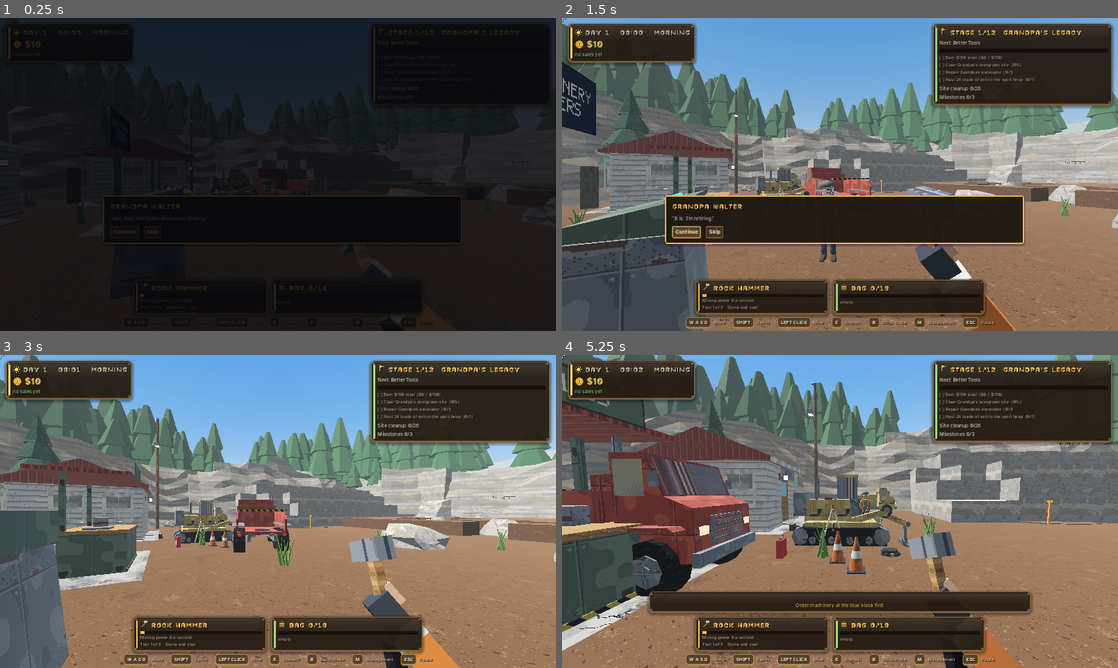
Above: before the commit, frames 1-4 (two rows, left to right).
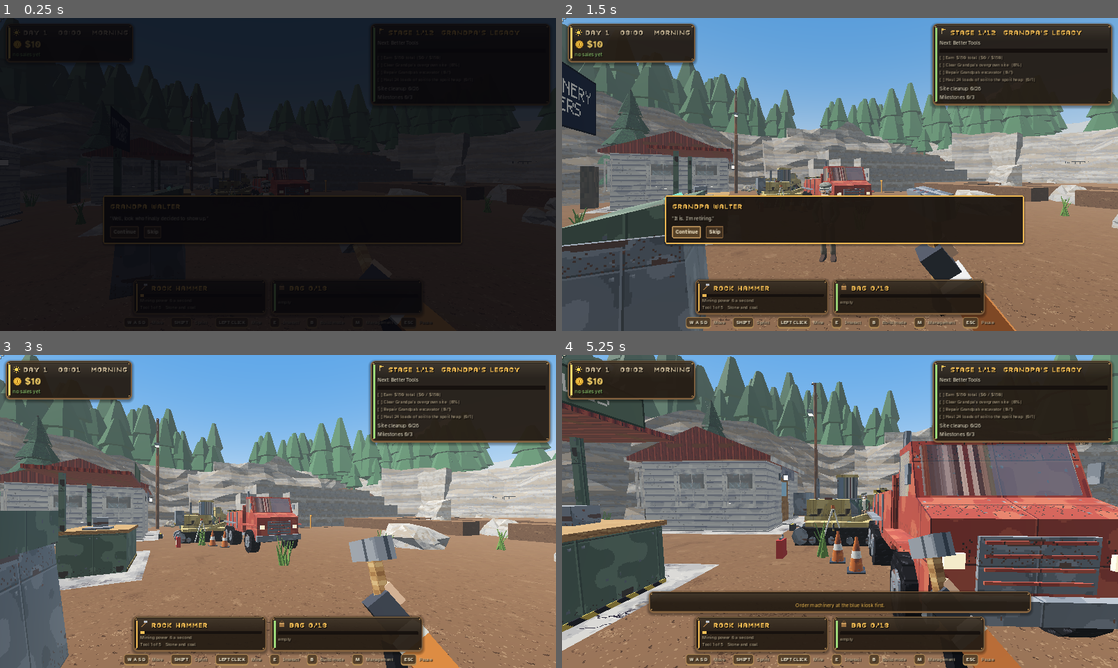
Above: after the commit, the same moments.

Repository: jafetmora79-lab/Quarry-Days
Game: Godot game, scene res://Main.tscn
Same seed, same stepped clock (60 frames per second), same inputs: the game is played once before the commit and once after it.
Inputs (mouse positions are in pixels of both pictures, inside the frame that each line leads up to):
- Up to frame 1 (0.25 s): no input
- Up to frame 2 (1.5 s): click "Continue" at 0.5 s; click "Continue" at 1.25 s
- Up to frame 3 (3 s): click "Skip" at 2 s; tap Enter at 2.75 s; move the mouse to (400, 495) at 2.77 s; hold D (move_right) from 2.78 s (still down); hold E (interact) from 2.78 s (still down); click (400, 495) at 2.92 s
- Up to frame 4 (5.25 s): tap Space at 3.02, 3.77 s; move the mouse to (812, 511) at 3.52 s; release D (move_right) at 3.53 s; release E (interact) at 3.53 s; hold W (move_forward) from 3.53 s (still down); tap P (place_machine) at 3.6 s; move the mouse to (851, 505) at 4.27 s; hold R (rotate_machine) 4.28-5.03 s; move the mouse to (834, 517) at 5.02 s; tap Shift (sprint) at 5.1 s; click (834, 517) at 5.17 s

The runs differ from the first frame. In frame 1, less than 0.1% of the frame differs, in the area x 45-55%, y 50-57%; in frame 2, 0.7%; in frame 3, 1.6%; in frame 4, 27%, in the area x 0-100%, y 24-91%.

Commit message:
Walter drives off in his truck along a clear lane; Grandpa gets recoloured clothes, white hair and a smaller cap
Co-Authored-By: Claude Sonnet 5.5 <noreply@anthropic.com>
Claude-Session: https://claude.ai/code/session_01BdFm1yVtnu8eVQTLcJwNBQ

Diff:
--- a/data/progression.json
+++ b/data/progression.json
@@ -2103,7 +2103,7 @@
     0,
     4.8
    ],
-   "yaw": 1.5708
+   "yaw": -1.5708
   },
   "cinematic": [
    {
--- a/scripts/delivery.gd
+++ b/scripts/delivery.gd
@@ -17,6 +17,7 @@
 var pivot: Node3D
 var body: StaticBody3D
 var open_amount := 0.0
+var passers: Array = []                     ## other machines coming or going through the gate (Walter's truck)
 var jobs: Array = []                        ## active deliveries: {vehicle, driver, slot, stage, wps}
 var reserved: Array = []                    ## bays promised to a delivery in progress
 var reserved_sizes := {}                    ## bay position -> the footprint of the machine on its way
@@ -169,6 +170,9 @@
 
 func _anyone_near() -> bool:
 	# the door never opens for the player (on foot or driving): only deliveries and staff arriving or leaving
+	for ps in passers:
+		if is_instance_valid(ps) and _near_door(ps.global_position, 6.0):
+			return true
 	for j in jobs:
 		if _near_door(j["vehicle"].global_position, 6.0):
 			return true
--- a/scripts/main.gd
+++ b/scripts/main.gd
@@ -1281,6 +1281,7 @@
 	return null
 
 func _physics_process(delta: float) -> void:
+	_truck_step(delta)
 	if held_cart != null:
 		_cart_follow(delta)
 	for i in range(mini(output_nodes.size(), business.outputs.size())):
@@ -4466,18 +4467,23 @@
 ## Grandpa's own look on the shared miner rig: cardigan and cream shirt, old trousers, no safety gear, and a flat wool cap,
 ## round glasses, bushy white brows, a white moustache and side tufts on the head socket.
 func _dress_grandpa(body: Node3D) -> void:
-	var recolor := {"Top": Color(0.42, 0.30, 0.20), "TopCuff": Color(0.34, 0.24, 0.16), "Shirt": Color(0.88, 0.84, 0.72), "Pants": Color(0.38, 0.36, 0.32), "PantsHem": Color(0.32, 0.30, 0.27), "Shoes": Color(0.25, 0.17, 0.11)}
+	# the body mesh has one surface per garment: each gets a plain colour in place of the miner's textured work clothes
+	var recolor := {"QD_Miner_Top": Color(0.30, 0.40, 0.30), "QD_Miner_TopCuff": Color(0.24, 0.32, 0.24), "QD_Miner_Shirt": Color(0.90, 0.87, 0.78),
+		"QD_Miner_Pants": Color(0.42, 0.37, 0.30), "QD_Miner_PantsHem": Color(0.36, 0.32, 0.26), "QD_Miner_Shoes": Color(0.22, 0.15, 0.10), "QD_Miner_Sole": Color(0.15, 0.12, 0.10),
+		"QD_Miner_Badge": Color(0.30, 0.40, 0.30)}
 	for mi in body.find_children("*", "MeshInstance3D", true, false):
-		var n := str(mi.name)
-		if n.contains("Gear") or n.contains("Badge"):
-			mi.visible = false     # the miner's pouches and badge: Grandpa carries none of it
+		if str(mi.name).contains("Gear"):
+			mi.visible = false     # the miner's pouches: Grandpa carries none of it
 			continue
-		for key in recolor:
-			if n == "QD_Miner_" + key and mi.mesh != null and mi.get_active_material(0) is BaseMaterial3D:
-				var m: BaseMaterial3D = mi.get_active_material(0).duplicate()
+		if mi.mesh == null:
+			continue
+		for si in range(mi.mesh.get_surface_count()):
+			var sm: Material = mi.get_active_material(si)
+			if sm is BaseMaterial3D and recolor.has(str(sm.resource_name)):
+				var m: BaseMaterial3D = sm.duplicate()
 				m.albedo_texture = null
-				m.albedo_color = recolor[key]
-				mi.material_override = m
+				m.albedo_color = recolor[str(sm.resource_name)]
+				mi.set_surface_override_material(si, m)
 	var skels := body.find_children("*", "Skeleton3D", true, false)
 	if skels.is_empty() or (skels[0] as Skeleton3D).find_bone("Socket_Head") < 0:
 		return
@@ -4485,9 +4491,9 @@
 	att.name = "GrandpaHead"
 	att.bone_name = "Socket_Head"
 	skels[0].add_child(att)
-	var wool := _mat(Color(0.36, 0.38, 0.34))
-	var white := _mat(Color(0.94, 0.94, 0.92))
-	var dark := _mat(Color(0.12, 0.10, 0.09))
+	var wool := _mat(Color(0.45, 0.46, 0.42))
+	var white := _mat(Color(0.97, 0.97, 0.95))
+	var dark := _mat(Color(0.10, 0.09, 0.08))
 	var gb := func(pos: Vector3, size_v: Vector3, mat: Material) -> void:
 		var m := MeshInstance3D.new()
 		var b := BoxMesh.new()
@@ -4497,29 +4503,35 @@
 		m.position = pos
 		m.cast_shadow = GeometryInstance3D.SHADOW_CASTING_SETTING_OFF
 		att.add_child(m)
+	# flat cap: a low squashed dome that sits on the skull, with a short peak
 	var dome := MeshInstance3D.new()
 	var sm := SphereMesh.new()
-	sm.radius = 0.16
-	sm.height = 0.2
+	sm.radius = 0.135
+	sm.height = 0.13
 	dome.mesh = sm
 	dome.material_override = wool
-	dome.position = Vector3(0, -0.02, 0.0)
+	dome.position = Vector3(0, -0.015, 0.005)
 	dome.cast_shadow = GeometryInstance3D.SHADOW_CASTING_SETTING_OFF
 	att.add_child(dome)
-	gb.call(Vector3(0, -0.075, -0.15), Vector3(0.28, 0.02, 0.16), wool)      # the flat cap's peak
-	gb.call(Vector3(0, -0.07, 0.0), Vector3(0.3, 0.03, 0.3), wool)             # its band
-	for sx in [-0.14, 0.14]:
-		gb.call(Vector3(sx, -0.14, 0.02), Vector3(0.03, 0.09, 0.14), white)    # white tufts under the cap
-		gb.call(Vector3(sx * 0.37, -0.145, -0.16), Vector3(0.09, 0.025, 0.02), white)   # bushy brows
-	gb.call(Vector3(0, -0.225, -0.165), Vector3(0.14, 0.03, 0.025), white)      # moustache
-	gb.call(Vector3(-0.07, -0.225, -0.16), Vector3(0.03, 0.045, 0.02), white)
-	gb.call(Vector3(0.07, -0.225, -0.16), Vector3(0.03, 0.045, 0.02), white)
-	for sx in [-0.055, 0.055]:                                                  # round wire glasses
-		gb.call(Vector3(sx, -0.175, -0.168), Vector3(0.07, 0.006, 0.01), dark)
-		gb.call(Vector3(sx, -0.19, -0.168), Vector3(0.07, 0.006, 0.01), dark)
-		gb.call(Vector3(sx - 0.035, -0.182, -0.168), Vector3(0.006, 0.02, 0.01), dark)
-		gb.call(Vector3(sx + 0.035, -0.182, -0.168), Vector3(0.006, 0.02, 0.01), dark)
-	gb.call(Vector3(0, -0.18, -0.168), Vector3(0.03, 0.006, 0.01), dark)
+	gb.call(Vector3(0, -0.055, -0.14), Vector3(0.2, 0.012, 0.09), wool)
+	# white hair showing at the temples and the back of the neck
+	for sx in [-0.118, 0.118]:
+		gb.call(Vector3(sx, -0.10, 0.0), Vector3(0.014, 0.07, 0.17), white)
+	gb.call(Vector3(0, -0.11, 0.125), Vector3(0.2, 0.08, 0.02), white)
+	# bushy white eyebrows, a full moustache and a small white goatee
+	for sx in [-0.05, 0.05]:
+		gb.call(Vector3(sx, -0.135, -0.14), Vector3(0.075, 0.02, 0.02), white)
+	gb.call(Vector3(0, -0.215, -0.145), Vector3(0.15, 0.03, 0.03), white)
+	for sx in [-0.075, 0.075]:
+		gb.call(Vector3(sx, -0.235, -0.14), Vector3(0.025, 0.04, 0.03), white)
+	gb.call(Vector3(0, -0.265, -0.13), Vector3(0.05, 0.05, 0.03), white)
+	# round wire glasses
+	for sx in [-0.05, 0.05]:
+		gb.call(Vector3(sx, -0.17, -0.148), Vector3(0.06, 0.006, 0.008), dark)
+		gb.call(Vector3(sx, -0.19, -0.148), Vector3(0.06, 0.006, 0.008), dark)
+		gb.call(Vector3(sx - 0.03, -0.18, -0.148), Vector3(0.006, 0.02, 0.008), dark)
+		gb.call(Vector3(sx + 0.03, -0.18, -0.148), Vector3(0.006, 0.02, 0.008), dark)
+	gb.call(Vector3(0, -0.175, -0.148), Vector3(0.03, 0.006, 0.008), dark)
 
 ## Walter: the miner model with white hair. Anyone can talk to him with E while he waits.
 func _spawn_walter(at := Vector3.INF, face_to := Vector3.ZERO, npc := "walter") -> void:
@@ -4547,12 +4559,15 @@
 	for mi in body.find_children("*_Hair", "MeshInstance3D", true, false):
 		if mi.mesh != null and mi.get_active_material(0) is BaseMaterial3D:
 			var m: BaseMaterial3D = mi.get_active_material(0).duplicate()
-			m.albedo_color = Color(0.92, 0.92, 0.9) if npc == "walter" else Color(0.62, 0.32, 0.18)
+			if npc == "walter":
+				m.albedo_texture = null        # the hair texture is dark: white hair needs a plain colour
+			m.albedo_color = Color(0.95, 0.95, 0.93) if npc == "walter" else Color(0.62, 0.32, 0.18)
 			mi.material_override = m
 	body.scale = Vector3.ONE * (0.96 if npc == "walter" else 0.98)
 	if npc == "walter":
 		_dress_grandpa(body)
-		body.scale = Vector3(0.93, 0.89, 0.93)   # a little shorter, shoulders rounded by the years
+		body.scale = Vector3(0.93, 0.89, 0.93)   # a little shorter, and he leans forward a little
+		body.rotation.x = -0.1
 	var found := body.find_children("*", "Skeleton3D", true, false)
 	if not found.is_empty():
 		var r := VeilRig.new()
@@ -4564,30 +4579,72 @@
 	if face_to != Vector3.ZERO:
 		root.rotation.y = atan2(-(face_to.x - root.position.x), -(face_to.z - root.position.z))
 
-## Phase 10: Walter's old truck does not sit in the yard for good. Once the intro is over it drives out through the
-## service gate; a save made after that never sees it at all.
+## Phase 10: Walter's old truck does not sit in the yard for good. When Walter leaves he walks to it, climbs in and drives
+## out along the open lane to the service gate (the garage door rolls up for it), then on through the tunnel and away.
+var truck_route: Array = []
+var truck_driving := false
+
+func _truck_depart() -> void:
+	if truck_node == null or not is_instance_valid(truck_node):
+		return
+	var t := truck_node
+	var p := t.global_position
+	var lane_clear := true
+	for v in vehicle_nodes.values():
+		if v.global_position.x > -2.5 and v.global_position.x < 3.5 and v.global_position.z > 5.0 and v.global_position.z < 26.0:
+			lane_clear = false
+	if not lane_clear:
+		_truck_leaves(true)      # something is parked in the lane: it is simply gone by the next frame
+		return
+	t.collision_layer = 0
+	truck_route = [Vector3(-2.0, 0.0, p.z), Vector3(0.5, 0.0, p.z + 2.6), Vector3(0.5, 0.0, 15.0), Vector3(0.5, 0.0, 26.0), Vector3(0.5, 0.0, 43.0)]
+	truck_driving = true
+	delivery.passers.append(t)
+	_rebake_nav()
+	_sfx_at("breaker_hit", p, -8.0)
+
+func _truck_step(delta: float) -> void:
+	if not truck_driving:
+		return
+	if truck_node == null or not is_instance_valid(truck_node) or truck_route.is_empty():
+		_truck_leaves(true)
+		return
+	var t := truck_node
+	var goal: Vector3 = truck_route[0]
+	var to := goal - t.global_position
+	to.y = 0.0
+	if to.length() < 0.35:
+		truck_route.pop_front()
+		if truck_route.is_empty():
+			_truck_leaves(true)
+		return
+	# waits for the garage door to roll up while it is at the door
+	if t.global_position.z > delivery.DOOR_Z - 4.0 and t.global_position.z < delivery.DOOR_Z + 0.5 and not delivery.is_open():
+		return
+	var want := atan2(-to.x, -to.z)                      # the cab leads: forward is -Z
+	t.rotation.y = lerp_angle(t.rotation.y, want, clampf(delta * 3.0, 0.0, 1.0))
+	var fwd := -t.global_transform.basis.z
+	var speed := 2.6 if absf(angle_difference(t.rotation.y, want)) > 0.35 else 3.4
+	t.global_position += fwd * minf(speed * delta, to.length())
+
 func _truck_leaves(instant := false) -> void:
 	if truck_node == null or not is_instance_valid(truck_node):
-		return
-	var t := truck_node
+		truck_driving = false
+		return
+	delivery.passers.erase(truck_node)
+	truck_node.queue_free()
 	truck_node = null
-	var gone := func() -> void:
-		if is_instance_valid(t):
-			t.queue_free()
-		_rebake_nav()
-	if instant:
-		t.queue_free()
-		return
-	t.collision_layer = 0
-	var tw := create_tween()
-	tw.tween_property(t, "rotation:y", 0.0, 1.0)
-	tw.tween_property(t, "position", Vector3(t.position.x, 0.0, 17.0), 3.0).set_trans(Tween.TRANS_SINE)
-	tw.tween_property(t, "position", Vector3(0.5, 0.0, 17.0), 2.0).set_trans(Tween.TRANS_SINE)
-	tw.tween_property(t, "position", Vector3(0.5, 0.0, 30.0), 3.0)
-	tw.tween_callback(gone)
+	truck_driving = false
+	truck_route.clear()
+	_rebake_nav()
 
 func _truck_should_be_gone() -> bool:
-	return natural_start_enabled and prog.natural_start() and not bool(prog.excavator_state().get("legacy", false)) and bool(prog.story.get("intro_seen", false))
+	if not bool(prog.story.get("intro_seen", false)):
+		return false
+	# a new game keeps the truck by the broken excavator until Grandpa has left with it
+	if natural_start_enabled and prog.natural_start():
+		return bool(prog.excavator_state().get("started", false))
+	return true
 
 func _remove_walter() -> void:
 	if walter_node != null and is_instance_valid(walter_node):
@@ -4623,9 +4680,13 @@
 	if walter_node == null or not is_instance_valid(walter_node):
 		return
 	var walking := false
-	if walter_mode == "arriving" or walter_mode == "leaving":
+	if walter_mode == "arriving" or walter_mode == "leaving" or walter_mode == "to_truck":
 		walking = _walter_walk(delta)
 		if not walking:
+			if walter_mode == "to_truck":
+				_remove_walter()
+				_truck_depart()
+				return
 			if walter_mode == "arriving":
 				walter_mode = "waiting"
 				_walter_face_player()
@@ -4806,8 +4867,6 @@
 	prog.story["intro_seen"] = true
 	player.locked = false
 	Input.mouse_mode = Input.MOUSE_MODE_CAPTURED
-	if natural_start_enabled and prog.natural_start():
-		_truck_leaves()
 	if natural_start_enabled and prog.natural_start() and not bool(prog.excavator_state()["started"]):
 		_grandpa_to_post()   # Phase 10: he waits by the broken excavator and helps once it is repaired
 	else:
@@ -4816,8 +4875,13 @@
 func _walter_leave() -> void:
 	if walter_node == null or not is_instance_valid(walter_node):
 		return
+	walter_pose = "idle"
+	if truck_node != null and is_instance_valid(truck_node) and not truck_driving:
+		# he leaves the way he came: over to the truck, in, and off down the road
+		walter_mode = "to_truck"
+		_walter_goto(truck_node.global_transform * Vector3(-1.7, 0.0, -0.9))
+		return
 	walter_mode = "leaving"
-	walter_pose = "idle"
 	_walter_goto(Vector3(0.5, 0.0, 25.4))
 
 ## Walter comes by in the day when something new has happened at the quarry. He walks in from the road, waits to be
--- a/tests/test_phase10_fixes.gd
+++ b/tests/test_phase10_fixes.gd
@@ -41,11 +41,30 @@
 	check(game.delivery.open_amount < 0.02, "the garage door stays shut with the player right at it")
 	var gw = game.world.get_node_or_null("ServiceTunnel")
 	check(gw != null and gw.get_child_count() > 20, "a tunnel with road, walls and lamps stands behind the portal")
-	# the old truck leaves once the intro is over
-	game._finish_intro()
-	await frames(900)
-	check(game.truck_node == null, "Walter's truck drove away")
-	check(game.world.get_node_or_null("WaltersTruck") == null, "and is gone from the yard")
+	# the old truck waits by the excavator; when Grandpa leaves he walks to it, climbs in and drives out along the lane
+	check(game.truck_node != null, "Walter's truck is still parked while Grandpa waits by the excavator")
+	game._spawn_walter()
+	game.walter_node.global_position = Vector3(-14.9, 0.0, 5.6)
+	game._walter_leave()
+	check(game.walter_mode == "to_truck", "Grandpa walks to his truck first")
+	var min_sell := 99.0
+	var south_ok := false
+	var door_ok := true
+	for i in range(1800):
+		await physics_frame
+		if game.truck_node != null and is_instance_valid(game.truck_node):
+			var tp: Vector3 = game.truck_node.global_position
+			min_sell = minf(min_sell, Vector2(tp.x, tp.z).distance_to(Vector2(-7.0, 10.0)))
+			if game.truck_driving and tp.z > 10.0 and tp.z < 20.0 and absf(absf(game.truck_node.rotation.y) - PI) < 0.3:
+				south_ok = true
+			if tp.z > game.delivery.DOOR_Z - 0.5 and tp.z < game.delivery.DOOR_Z + 2.0 and not game.delivery.is_open() and game.delivery.open_amount < 0.7:
+				door_ok = false
+		if game.truck_node == null:
+			break
+	check(game.truck_node == null and game.walter_node == null, "the truck drove away with Grandpa in it")
+	check(min_sell > 3.0, "it never went through the sales stand (closest %.1f m)" % min_sell)
+	check(south_ok, "it faces the way it drives")
+	check(door_ok, "and the garage door was up when it passed")
 	# Grandpa
 	game._spawn_walter()
 	await frames(5)
--- a/tests/test_walter.gd
+++ b/tests/test_walter.gd
@@ -58,7 +58,7 @@
 	check("handover" in prog.story["journal"], "7 the handover is written in the journal")
 	game.hud.close_card()
 	await process_frame
-	check(prog.story["intro_seen"] and not game.player.locked and game.walter_mode == "leaving", "8 the intro finishes: the player is free and Walter walks off")
+	check(prog.story["intro_seen"] and not game.player.locked and (game.walter_mode == "leaving" or game.walter_mode == "to_truck"), "8 the intro finishes: the player is free and Walter walks off to his truck")
 	game.walter_speed = 60.0
 	await frames(60)
 	check(game.walter_node == null, "8b he walks all the way out of the yard before he is removed")
